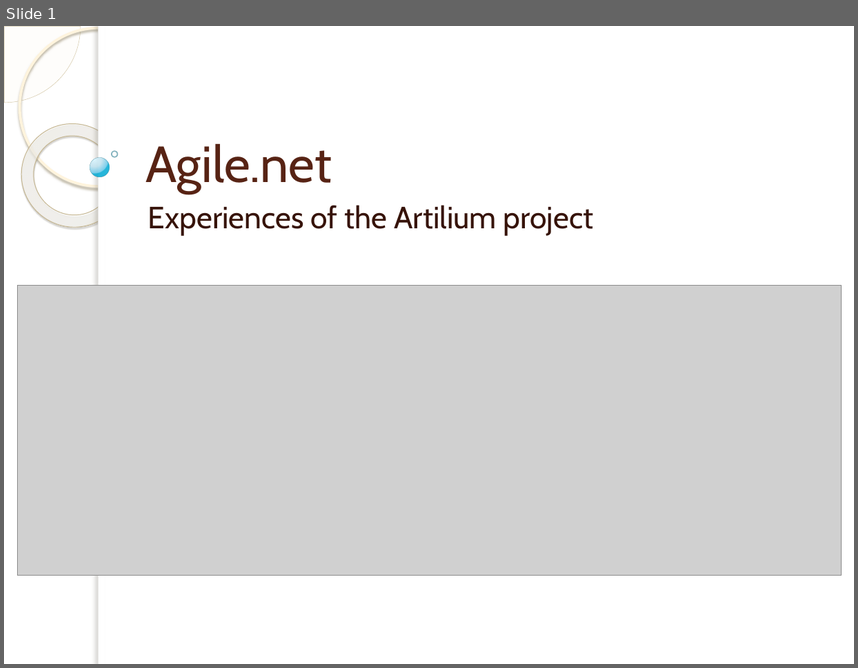
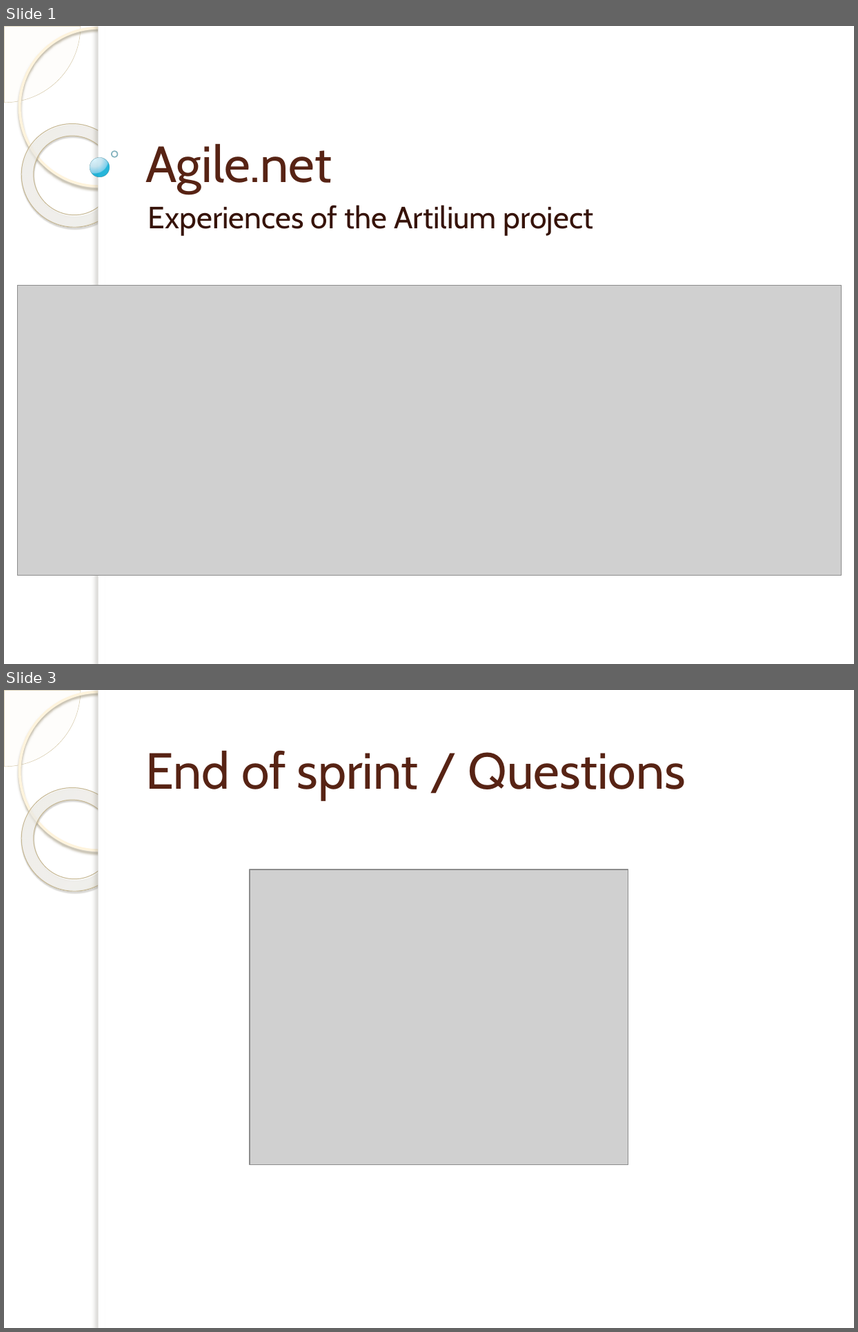
Before and after one commit to michelgrootjans/foresee, a slide deck: Agile.net/AgileTOC.pptx. Shown one above the other, each under a label of ours: slide 1 before the commit, slides 1 and 3 after it; the slides between them are not shown. The pictures are 858x668 and 858x1332 pixels, drawn with LibreOffice and Linux fonts; fonts in the diff are those of the drawing; grey boxes stand for pictures; background and template pictures are left out. Boxes give left, top, right and bottom in pixels: in the first picture for what was removed or moved away, otherwise in the second. Text is boxed around its words. In the diff, an @@ line names an element or a change of style, - is before the commit and + after.

```diff
--- a/Agile.net/AgileTOC.pptx
+++ b/Agile.net/AgileTOC.pptx
@@ slide 3 added at (x1=4, y1=690, x2=854, y2=1328), background picture (left out); not listed: 5 template elements that a slide beside it also shows @@
@@ title added at (x1=146, y1=750, x2=686, y2=800), 43 pt, text #572314 @@
+End of sprint / Questions
@@ picture added at (x1=250, y1=869, x2=628, y2=1164) @@
```
Also in this commit, not shown: 1 slide changed, 1 other file.
